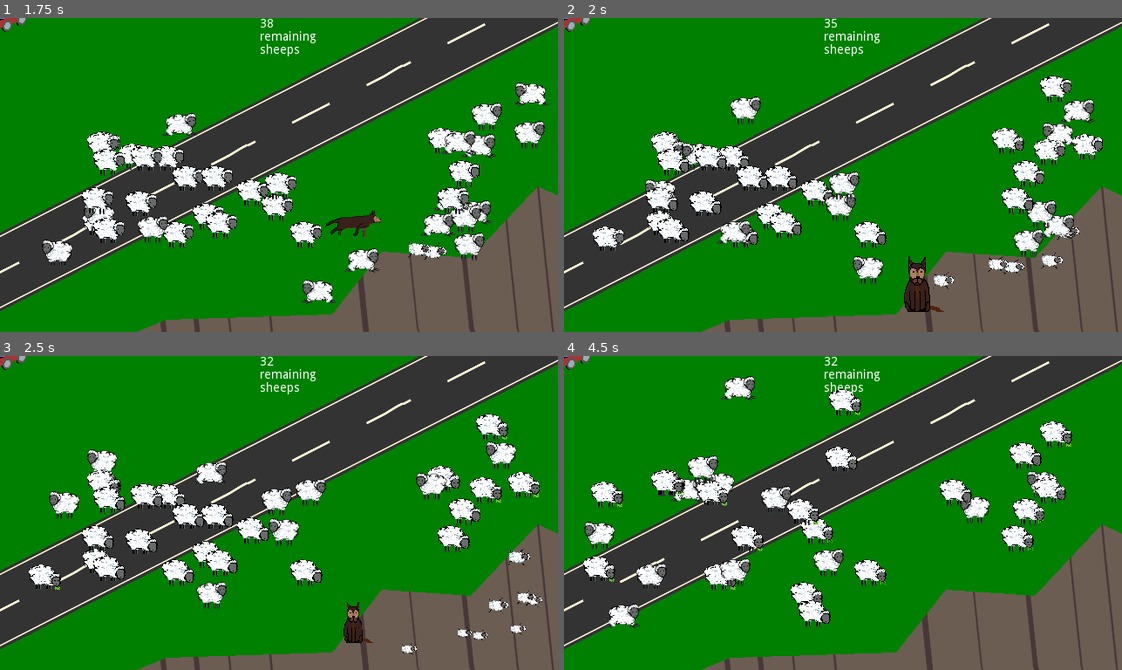
Above: before the commit, frames 1-4 (two rows, left to right).
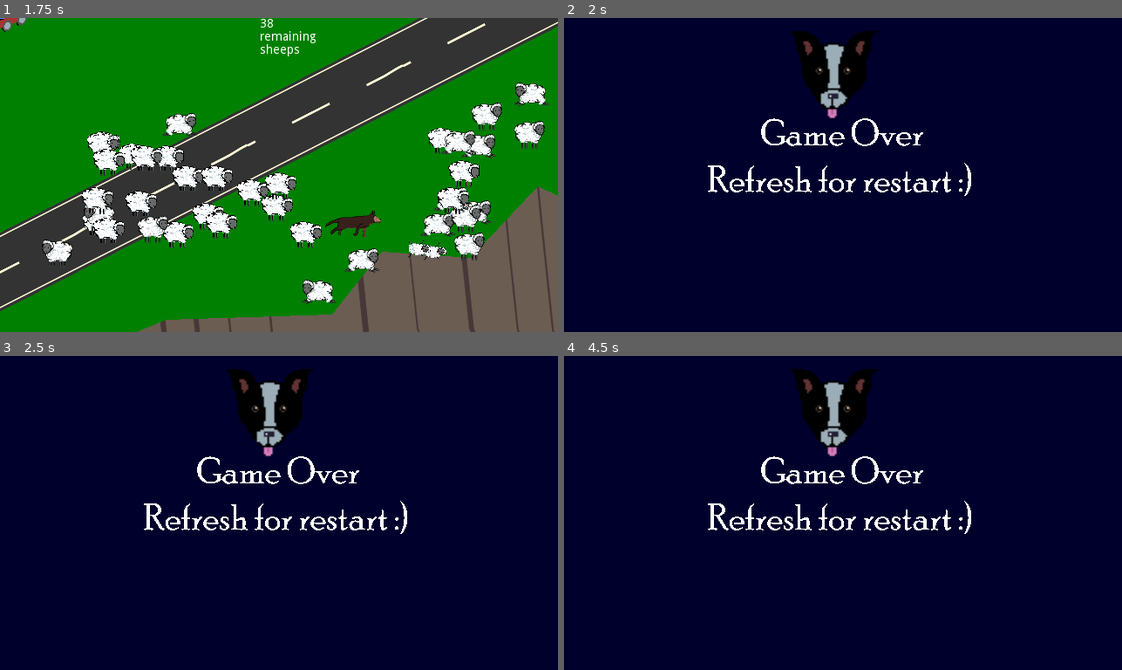
Above: after the commit, the same moments.

Repository: krfou/ludum-dare-51
Game: Godot game, scene res://scenes/Main.tscn
The game is run twice, just before and just after one commit, with the same random seed, the same clock (stepped at 60 frames per second) and the same inputs.
Inputs:
- Up to frame 1 (1.75 s): hold Right (ui_right) 0.53-1.28 s; hold Down (ui_down) from 1.28 s (still down)
- Up to frame 2 (2 s): keep holding Down (ui_down)
- Up to frame 3 (2.5 s): release Down (ui_down) at 2.03 s; hold Right (ui_right) from 2.03 s (still down)
- Up to frame 4 (4.5 s): release Right (ui_right) at 2.78 s; hold Up (ui_up) 2.78-3.53 s; hold Left (ui_left) from 3.53 s (still down)

Frame 1 is identical in both runs. In frame 2, 100% of the frame differs, in the area x 0-100%, y 0-100%; in frame 3, 100%; in frame 4, 100%.

Commit message:
il reste 1h, je vais tenter d'incorporer l'écran titre

Diff:
--- /dev/null
+++ b/GameOver.tscn
@@ -0,0 +1,8 @@
+[gd_scene load_steps=2 format=2]
+
+[ext_resource path="res://assets/GameOver.png" type="Texture" id=1]
+
+[node name="TextureRect" type="TextureRect"]
+margin_right = 40.0
+margin_bottom = 40.0
+texture = ExtResource( 1 )
--- a/scenes/Dog.gd
+++ b/scenes/Dog.gd
@@ -58,3 +58,8 @@
 	$AnimatedSprite.animation = "sit"
 	tween.start()
 	set_process(false)
+
+
+func _on_DogLife_dog_death():
+	var main = get_node("/root/Main")
+	main.dog_is_alive = false
--- a/scenes/DogLife.gd
+++ b/scenes/DogLife.gd
@@ -1,5 +1,9 @@
 extends Area2D
+
+signal dog_death
+
 
 func fall():
     var dog = get_node("/root/Main/Dog")
     dog.fall()
+    emit_signal("dog_death")
--- a/scenes/Main.gd
+++ b/scenes/Main.gd
@@ -11,6 +11,8 @@
 
 export (int) var playtime
 
+var dog_is_alive = true
+
 var score
 var screensize
 var playing = false
@@ -18,6 +20,7 @@
 
 func _ready():
 	randomize()
+	$GameOver.hide()
 	screensize = get_viewport().get_visible_rect().size
 	$Dog.screensize = screensize
 	$RedCar.screensize = screensize
@@ -28,7 +31,6 @@
 	score = 0
 	$Dog.start($DogStart.position)
 	$Dog.show()
-
 	$GameTimer.wait_time = 10 # à remetre a 10
 	$GameTimer.connect("timeout", self, "_on_GameTimer_timeout")
 	$GameTimer.start()
@@ -65,3 +67,14 @@
 	var dead_counter_display = get_node("/root/Main/RichTextLabel")
 	dead_sheeps += 1
 	dead_counter_display.text = str(sheep_number - dead_sheeps) + " remaining sheeps"
+
+
+func _on_DogLife_dog_death():
+	$GameOver.show()
+
+func _process(delta):
+	if sheep_number - dead_sheeps == 0:
+		$GameOver.show()
+
+	if not dog_is_alive:
+		$GameOver.show()
--- a/scenes/Main.tscn
+++ b/scenes/Main.tscn
@@ -9,6 +9,7 @@
 [ext_resource path="res://scenes/Road.tscn" type="PackedScene" id=7]
 [ext_resource path="res://scenes/car.tscn" type="PackedScene" id=8]
 [ext_resource path="res://assets/sheepdogsimulator.mp3" type="AudioStream" id=9]
+[ext_resource path="res://GameOver.tscn" type="PackedScene" id=10]
 
 [node name="Main" type="Node"]
 script = ExtResource( 2 )
@@ -72,3 +73,7 @@
 [node name="AudioStreamPlayer" type="AudioStreamPlayer" parent="."]
 stream = ExtResource( 9 )
 autoplay = true
+
+[node name="GameOver" parent="." instance=ExtResource( 10 )]
+margin_right = 640.0
+margin_bottom = 360.0
--- a/scenes/dog.tscn
+++ b/scenes/dog.tscn
@@ -39,7 +39,6 @@
 scale = Vector2( 0.5, 0.5 )
 frames = SubResource( 1 )
 animation = "run"
-frame = 2
 playing = true
 
 [node name="CollisionShape2D" type="CollisionShape2D" parent="."]
@@ -56,3 +55,4 @@
 shape = SubResource( 3 )
 
 [connection signal="area_entered" from="." to="." method="_on_Dog_area_entered"]
+[connection signal="dog_death" from="DogLife" to="." method="_on_DogLife_dog_death"]
Binary file added: assets/GameOver.png
Not shown, added: assets/GameOver.png.import
Binary file added: assets/Sprite-0001.png
Not shown, added: assets/Sprite-0001.png.import
Binary file added: assets/Sprite-0002.png
Not shown, added: assets/Sprite-0002.png.import
Not shown: 1 places in scenes/Main.tscn that only renumber resources
Binary file added: titlescreen.png
